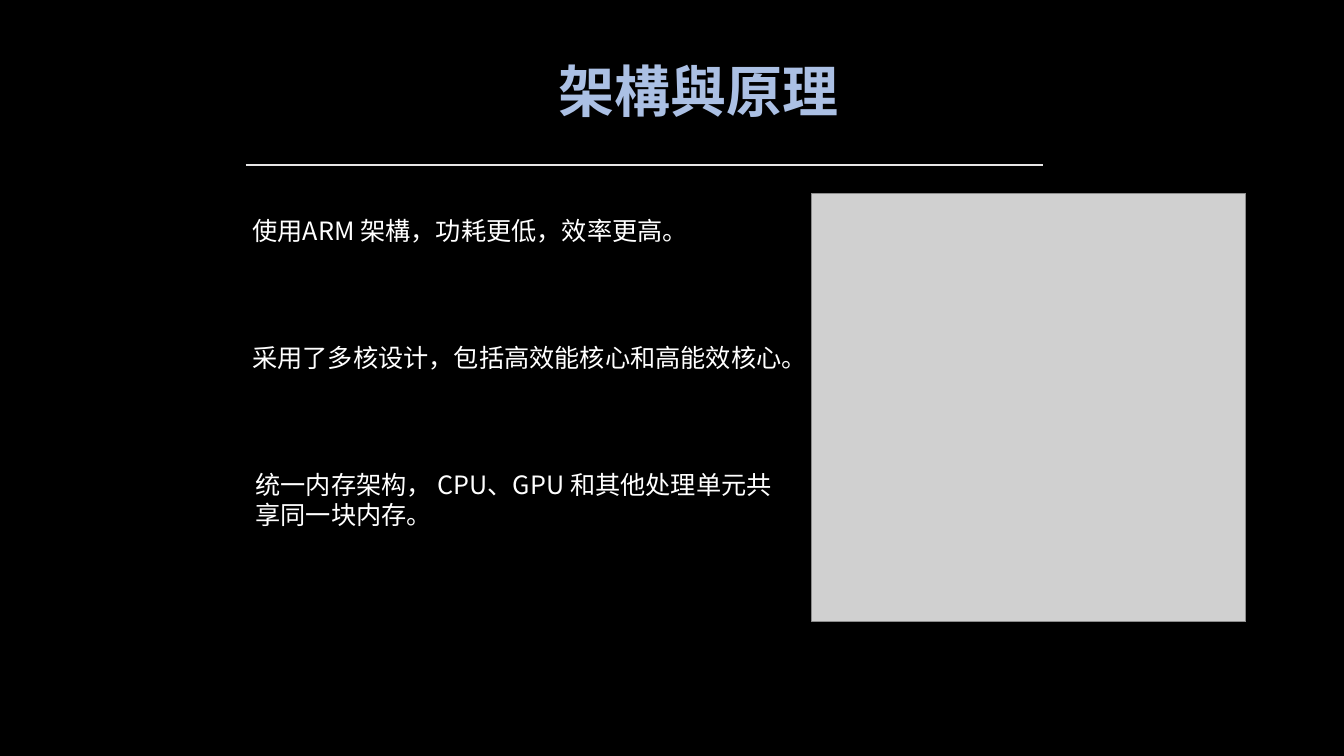
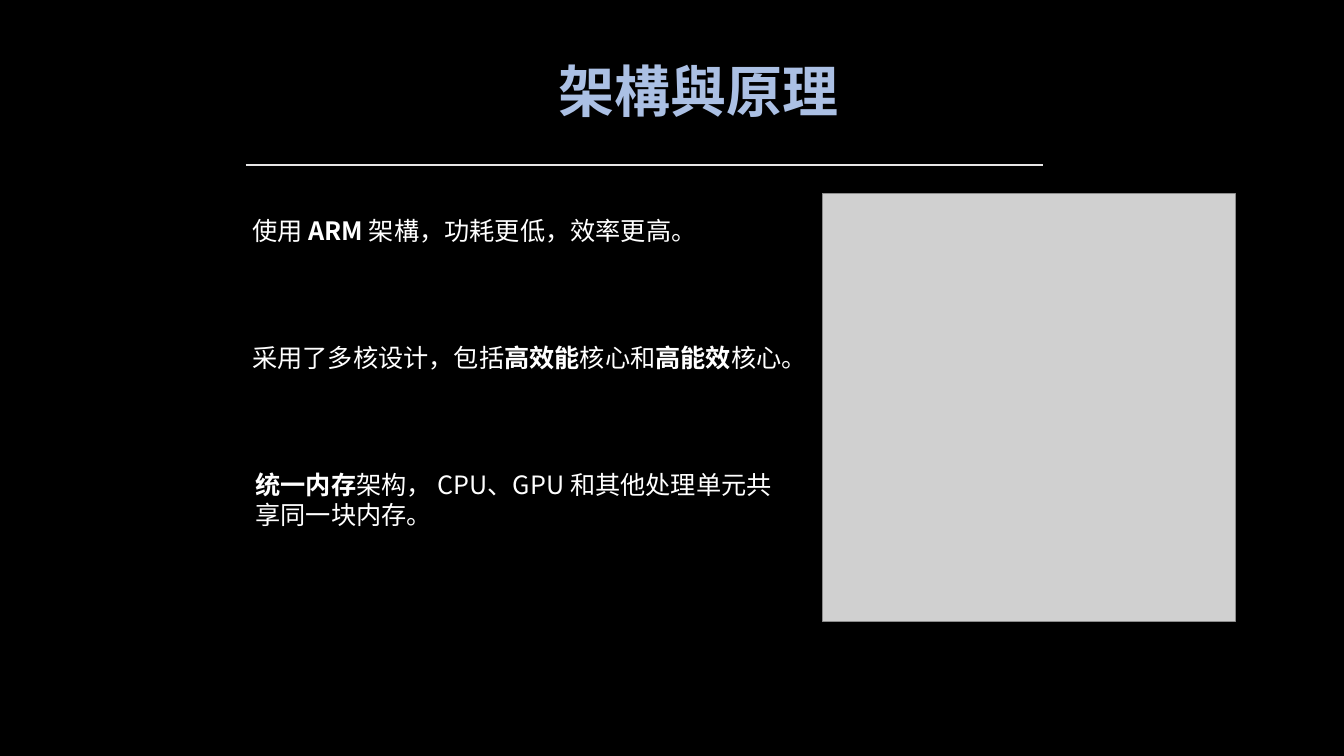
Before and after one commit to miaoyinnu/Apple, a slide deck: slide 5 of Apple.pptx. Drawn at 1344x756 pixels with LibreOffice and Linux fonts; fonts in the diff are those of the drawing; grey boxes stand for pictures. Boxes give left, top, right and bottom in pixels: in the first picture for what was removed or moved away, otherwise in the second. Text is boxed around its words. In the diff, an @@ line names an element or a change of style, - is before the commit and + after.

```diff
--- a/Apple.pptx
+++ b/Apple.pptx
@@ picture: place and size @@
-picture at [812,194,1246,622]
+picture at [823,194,1235,622]
@@ text at [252,218,697,243]: spaces changed @@
-使用ARM 架構，功耗更低，效率更高。
+使用 ARM 架構，功耗更低，效率更高。
@@ text "采用了多核设计，包括高效能核心和高能效核心。" at [252,345,806,370]: bold on in "采用了多核设计，包括高效能核心和高能效核心。" @@
@@ text "统一内存架构， CPU、GPU 和其他处理单元共享同一块内存。" at [256,472,772,526]: bold on in "统一内存架构，" @@
```
Also in this commit, not shown: 3 other slides changed.
